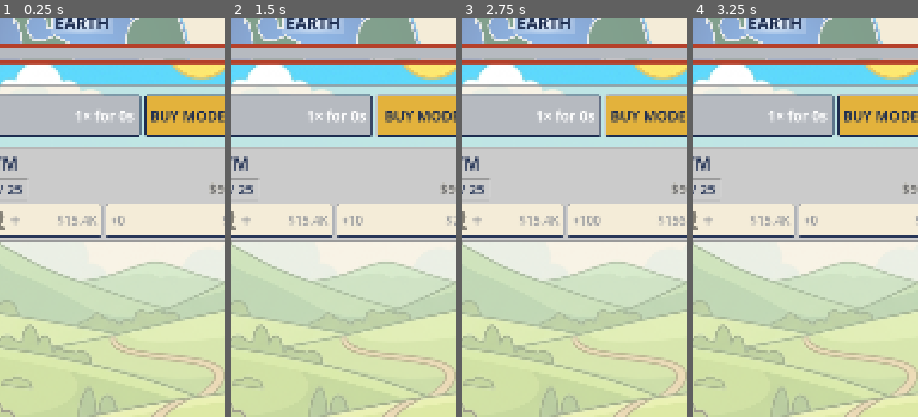
Above: before the commit, frames 1-4 (left to right).
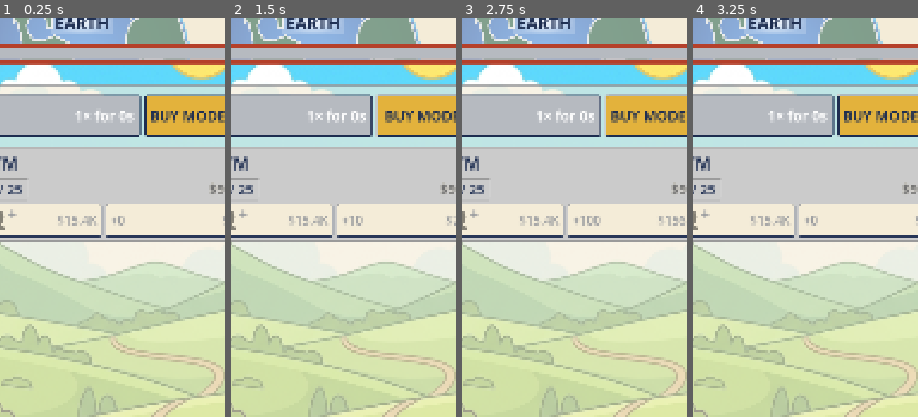
Above: after the commit, the same moments.

Repository: TimGoergen/american-tycoon
Game: Godot game, scene res://Main.tscn
Two runs of this game, one before a commit and one after it. Both use one fixed random seed, a clock stepped at 60 frames per second and the inputs below.
Inputs:
- Up to frame 1 (0.25 s): no input
- Up to frame 2 (1.5 s): click "BUY MODE: MAX" at 0.5 s; click "BUY MODE: ×1" at 1.25 s
- Up to frame 3 (2.75 s): click "BUY MODE: ×10" at 2 s
- Up to frame 4 (3.25 s): click "BUY MODE: ×100" at 2.75 s
The pictures show only the part of the screen within x 32-82%, y 11-61%; the shares and areas given below are measured in that part.

The runs differ from the first frame. In frame 1, less than 0.1% of the frame differs, in the area x 3-9%, y 47-53%; in frame 2, less than 0.1%; in frame 3, less than 0.1%; in frame 4, less than 0.1%.

Commit message:
Hire glyph drawn by hand: plus truly top-aligned and tight to the face
Node layout could not deliver "top-aligned and close": a Label's line
box carries dead ascent above the "+" glyph, and the headshot SVG
carries transparent canvas padding, so the pair read low and far apart.
New StaffHireGlyph control draws both: the icon fitted left, and the
plus placed against the face's VISIBLE bounds (get_used_rect) with its
glyph top on the face's top. PLUS_TOP_TO_BASELINE + PAIR_GAP are the
eyeball knobs.

Co-Authored-By: Claude Fable 5 <noreply@anthropic.com>
Claude-Session: https://claude.ai/code/session_01V2mTLbKztKGNf3y2Xw5aUW

Diff:
--- a/game/scripts/ui/PropertyRow.gd
+++ b/game/scripts/ui/PropertyRow.gd
@@ -140,11 +140,6 @@
 ## A touch under FONT_BUTTON (34) so long cost numbers on the buy/hire buttons have more room
 ## before the caption and cost start crowding each other (Tim, 2026-07-01).
 const BUTTON_LABEL_FONT_SIZE := 30
-## Side length of the headshot icon that stands in for the word "HIRE"/"UPGRADE".
-const HIRE_ICON_SIZE := 56
-## The permanent "+" beside the hire button's headshot — bigger than the cost text so
-## icon + plus read together as one "add staff" symbol (Tim, 2026-07-05).
-const HIRE_PLUS_FONT_SIZE := 42
 
 ## Property-row readability pass (Tim, 2026-07-01): the row is taller and its labels bigger.
 ## The property NAME reads in bold on the top line at this size.
@@ -165,11 +160,9 @@
 var _buy_caption_label: Label
 var _buy_cost_label: Label
 var _hire_button: Button
-## The permanent "+" between the hire button's headshot icon and its price.
-var _hire_plus_label: Label
 var _hire_cost_label: Label
-## Small headshot icon on the hire button, standing in for the word "HIRE" (Tim, 2026-06-22).
-var _hire_icon: TextureRect
+## The hire button's hand-drawn "add staff" symbol: headshot + "+" (see StaffHireGlyph).
+var _hire_glyph: StaffHireGlyph
 
 ## Which hire-button look is currently applied, so the stylebox is only rebuilt when
 ## the state flips, not every frame. -1 = not yet applied, 0 = action (HIRE/UPGRADE,
@@ -320,46 +313,20 @@
 	# Connected ONCE here (a per-refresh reconnect would stack handlers and double-fire).
 	_hire_button.pressed.connect(_on_hire_pressed)
 	var hire_labels := _add_split_button_labels(_hire_button)
-	_hire_plus_label = hire_labels[0]
+	var unused_left_label := hire_labels[0] as Label
+	unused_left_label.queue_free()  # the headshot+plus glyph below replaces the left caption
 	_hire_cost_label = hire_labels[1]
-	# The left label is a permanent "+" beside the headshot — together they read "add
-	# staff". Larger than the button's cost text so the glyph carries as a symbol.
-	_hire_plus_label.text = "+"
-	_hire_plus_label.add_theme_font_size_override("font_size", HIRE_PLUS_FONT_SIZE)
-
-	# Headshot icon standing in for the "HIRE" word (Tim, 2026-06-22). Reuses the
-	# white-authored headshot, tinted navy to match the plate's text.
-	_hire_icon = TextureRect.new()
-	_hire_icon.texture = ManagerCircle.HEADSHOT_TEX
-	_hire_icon.custom_minimum_size = Vector2(HIRE_ICON_SIZE, HIRE_ICON_SIZE)
-	_hire_icon.expand_mode = TextureRect.EXPAND_IGNORE_SIZE
-	_hire_icon.stretch_mode = TextureRect.STRETCH_KEEP_ASPECT_CENTERED
-	_hire_icon.modulate = UiPalette.NAVY
-	_hire_icon.mouse_filter = Control.MOUSE_FILTER_IGNORE
-
-	# Icon + plus sit as one TIGHT, TOP-ALIGNED pair (Tim, 2026-07-05): a nested box
-	# centers the pair vertically as a unit, and inside it the "+" hangs from the pair's
-	# top so its top edge lines up with the icon's. The pair takes the button's leftover
-	# width (replacing the plus label's old expand), keeping the cost right-aligned.
-	var staff_glyph := HBoxContainer.new()
-	staff_glyph.add_theme_constant_override("separation", 2)
-	staff_glyph.size_flags_vertical = Control.SIZE_SHRINK_CENTER
-	staff_glyph.size_flags_horizontal = Control.SIZE_EXPAND_FILL
-	staff_glyph.mouse_filter = Control.MOUSE_FILTER_IGNORE
-	var hire_row := _hire_plus_label.get_parent() as HBoxContainer
-	hire_row.add_child(staff_glyph)
-	hire_row.move_child(staff_glyph, 0)  # the pair first, then the cost label
-	staff_glyph.add_child(_hire_icon)
-	hire_row.remove_child(_hire_plus_label)
-	staff_glyph.add_child(_hire_plus_label)
-	_hire_plus_label.vertical_alignment = VERTICAL_ALIGNMENT_TOP
-	_hire_plus_label.size_flags_vertical = Control.SIZE_SHRINK_BEGIN
-	_hire_plus_label.size_flags_horizontal = 0  # shrink to the glyph; the pair box expands instead
-	# The split-label helper sets clip_text (so a caption yields to the cost), but a
-	# clipping label reports ZERO minimum width — with the expand flag gone above, the
-	# "+" collapsed to nothing (the invisible-plus bug, Tim 2026-07-05). The plus must
-	# claim its glyph's width instead.
-	_hire_plus_label.clip_text = false
+
+	# The "add staff" glyph — headshot + "+" — is DRAWN, not composed from nodes: a
+	# Label's line box carries dead ascent above the "+" glyph and the headshot SVG
+	# carries transparent padding, so container layout could neither top-align the pair
+	# nor pull them close (Tim, 2026-07-05). See StaffHireGlyph at the end of this file.
+	_hire_glyph = StaffHireGlyph.new()
+	_hire_glyph.size_flags_horizontal = Control.SIZE_EXPAND_FILL   # pushes the cost right
+	_hire_glyph.size_flags_vertical = Control.SIZE_SHRINK_CENTER
+	var hire_row := _hire_cost_label.get_parent() as HBoxContainer
+	hire_row.add_child(_hire_glyph)
+	hire_row.move_child(_hire_glyph, 0)  # the glyph first, then the cost label
 	button_line.add_child(_hire_button)
 
 	_buy_button = Button.new()
@@ -760,8 +727,8 @@
 		_apply_hire_styling(true)
 		_hire_cost_label.text = "MAX"
 		_hire_button.disabled = true
-		_set_split_label_color(_hire_plus_label, _hire_cost_label, UiPalette.NAVY)
-		_hire_icon.modulate = UiPalette.NAVY
+		_hire_cost_label.add_theme_color_override("font_color", UiPalette.NAVY)
+		_hire_glyph.tint = UiPalette.NAVY
 		return
 
 	_apply_hire_styling(false)
@@ -770,10 +737,10 @@
 	# A property with no units can't be staffed — a staffer needs something to run.
 	_hire_button.disabled = _economy.cash < cost or _prop.units_owned == 0
 	# Navy on the live mustard plate, dimmed to match the disabled cream plate — applied to
-	# both labels and the headshot icon so they read as one.
+	# the cost and the headshot+plus glyph together so they read as one.
 	var hire_color := Color(UiPalette.NAVY, 0.45) if _hire_button.disabled else UiPalette.NAVY
-	_set_split_label_color(_hire_plus_label, _hire_cost_label, hire_color)
-	_hire_icon.modulate = hire_color
+	_hire_cost_label.add_theme_color_override("font_color", hire_color)
+	_hire_glyph.tint = hire_color
 
 
 ## Swap the hire button between the normal action look (HIRE/UPGRADE) and the faint-
@@ -879,3 +846,64 @@
 		_set_split_label_color(_buy_caption_label, _buy_cost_label, Color(UiPalette.NAVY, 0.45))
 	else:
 		_set_split_label_color(_buy_caption_label, _buy_cost_label, UiPalette.PALE_GOLD)
+
+
+# ---------------------------------------------------------------------------
+# The hire button's "add staff" glyph
+# ---------------------------------------------------------------------------
+
+## The headshot icon with a large "+" tucked tight against its top-right, drawn as ONE
+## control. Hand-drawn because node layout could not deliver "top-aligned and close"
+## (Tim, 2026-07-05): a Label's line box carries dead ascent above the "+" glyph, and
+## the headshot SVG carries transparent padding in its canvas — so container-aligned
+## boxes left the plus visually low and far from the face. Drawing lets the plus hug
+## the icon's VISIBLE bounds (get_used_rect — see the texture-sizing memory note).
+class StaffHireGlyph extends Control:
+	## Side of the square box the headshot canvas is fitted into.
+	const ICON_SIZE := 56.0
+	## The plus is bigger than the button's cost text so it carries as a symbol.
+	const PLUS_FONT_SIZE := 42
+	## Gap between the face's visible right edge and the plus.
+	const PAIR_GAP := 3.0
+	## Distance from the "+" glyph's VISUAL top down to its text baseline, as a fraction
+	## of the font size ("+" spans roughly the x-height band in most fonts). Art knob:
+	## raise to push the plus down, lower to lift it.
+	const PLUS_TOP_TO_BASELINE := 0.60
+
+	## Tint for the whole glyph (navy live, dimmed navy when the button is disabled).
+	var tint := Color.WHITE:
+		set(value):
+			if value != tint:
+				tint = value
+				queue_redraw()
+
+	## The headshot art's opaque bounds inside its canvas, computed ONCE for all rows
+	## (get_used_rect is a CPU pixel scan; the canvas carries transparent padding).
+	static var _icon_used_rect := Rect2()
+
+	func _ready() -> void:
+		mouse_filter = Control.MOUSE_FILTER_IGNORE
+		if _icon_used_rect.size == Vector2.ZERO:
+			_icon_used_rect = Rect2(ManagerCircle.HEADSHOT_TEX.get_image().get_used_rect())
+		var font := get_theme_default_font()
+		var plus_width := font.get_string_size("+", HORIZONTAL_ALIGNMENT_LEFT, -1.0, PLUS_FONT_SIZE).x
+		custom_minimum_size = Vector2(ICON_SIZE + PAIR_GAP + plus_width, ICON_SIZE)
+
+	func _draw() -> void:
+		# Fit the icon canvas into its square box preserving aspect (what the old
+		# TextureRect's KEEP_ASPECT did), pinned LEFT and vertically centered.
+		var tex := ManagerCircle.HEADSHOT_TEX
+		var tex_size := Vector2(tex.get_size())
+		var fit := minf(ICON_SIZE / tex_size.x, ICON_SIZE / tex_size.y)
+		var canvas_size := tex_size * fit
+		var canvas_pos := Vector2(0.0, (size.y - canvas_size.y) / 2.0)
+		draw_texture_rect(tex, Rect2(canvas_pos, canvas_size), false, tint)
+
+		# The face's VISIBLE bounds within that canvas — what the plus aligns against.
+		var face_top := canvas_pos.y + _icon_used_rect.position.y * fit
+		var face_right := canvas_pos.x + _icon_used_rect.end.x * fit
+
+		var font := get_theme_default_font()
+		var baseline_y := face_top + PLUS_FONT_SIZE * PLUS_TOP_TO_BASELINE
+		draw_string(font, Vector2(face_right + PAIR_GAP, baseline_y), "+",
+				HORIZONTAL_ALIGNMENT_LEFT, -1.0, PLUS_FONT_SIZE, tint)
